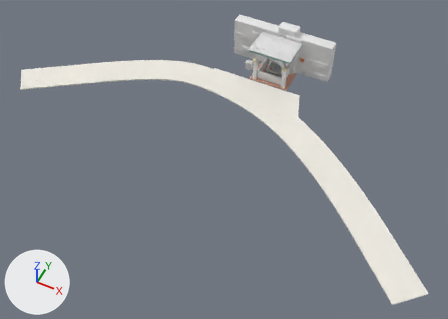
An edit to the FBX model models/AR_RodeSchoentjes/exports/RD_loggia.fbx, drawn before and after from the same camera.
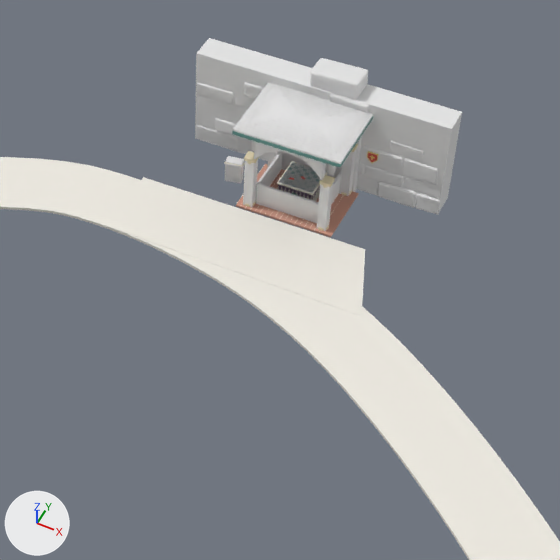
Each version appears first whole from a 50 mm camera at (20.1, -49.4, 44.1) aimed at (1.8, -12.9, -1.5), and next in a close-up on the part from 36% to 83% of the width and 0% to 67% of the height. The lights are fixed; the arrows at lower left show +X, +Y and +Z. The last two pictures show the newer version. Vertices at exactly the same position are counted once.

In view in the first close-up: 'COLL_7', 'COLL_9', 'static__MAT_baksteen_0', 'static__MAT_grind_0', 'static__TEX_pannen_0', 'static__TEX_rots_0', 'static__TEX_rots_1', 'static__TEX_rots_2', 'static__TEX_rots_6', 'static__TEX_stuc_0' and 21 more.
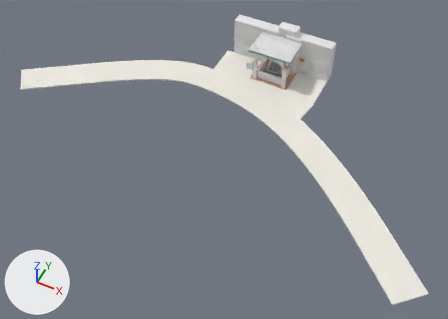
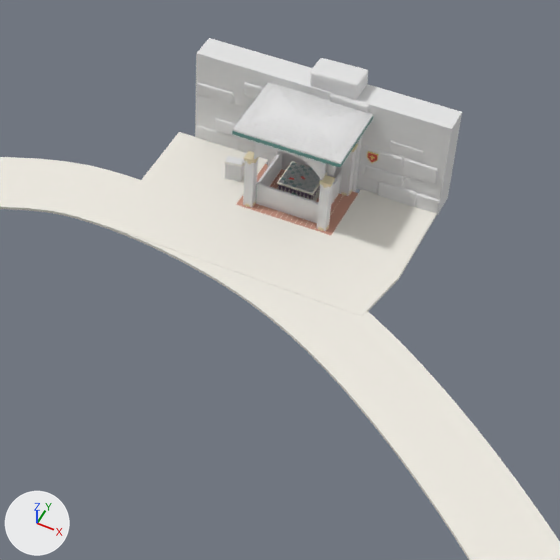
Changed parts and their boxes [x1, y1, x2, y2] in the close-ups (560 x 560 px):
'static__MAT_grind_0', reshaped
    before: [0, 157, 560, 560]
    after: [0, 132, 560, 560]
part 1 of me_static__mat_grind_0, built on
    before: [105, 177, 365, 316]
    after: [105, 132, 437, 316]

What the commit changed:
me_static__mat_grind_0 is used by ob_static__mat_grind_0; location (0.0, 0.0, 0.0).
me_static__mat_grind_0 had 264 vertices, 520 faces and spanned x -23.2..23.4, y -21.9..-2.6, z 0.0..0.1.
me_static__mat_grind_0 now has 274 vertices, 540 faces and spans x -23.2..23.4, y -21.9..0.8, z 0.0..0.1.
Part 1, on me_static__mat_grind_0:
4 vertices are removed from x -4.5..5.5, y -2.6, z 0.0..0.1.
12 faces are deleted.
14 vertices are added at x -4.5..7.3, y -3.5..0.8, z 0.0..0.1.
32 new faces join them.
